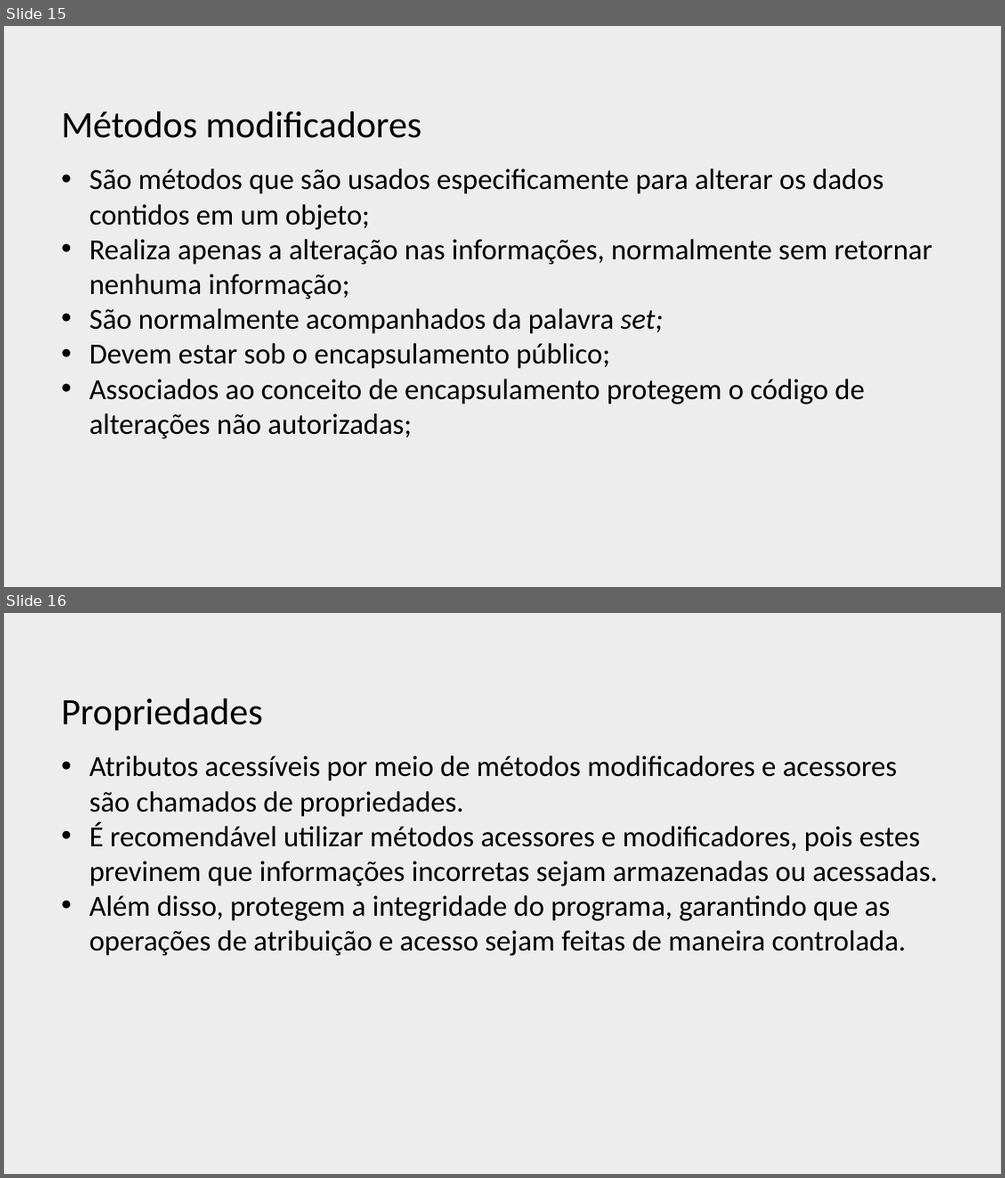
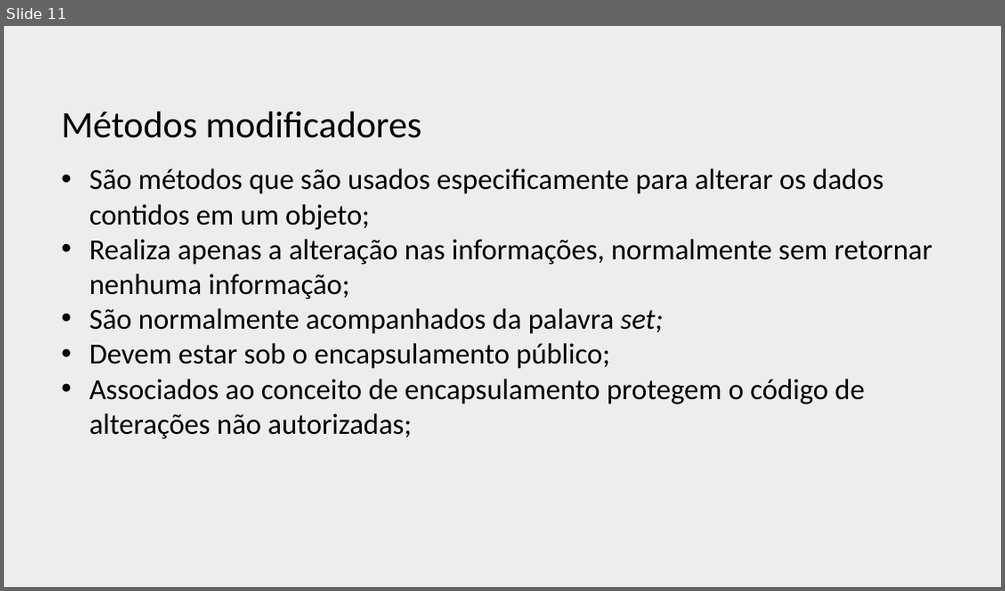
Before and after one commit to profJulioMomente/POO_2SI, a slide deck: 2018/2018.02.28-Aula02.pptx. Shown one above the other, each under a label of ours: slides 15 and 16 before the commit, slide 11 after it. The pictures are 1005x1178 and 1005x591 pixels, drawn with LibreOffice and Linux fonts; fonts in the diff are those of the drawing; background and template pictures are left out. Boxes give left, top, right and bottom in pixels: in the first picture for what was removed or moved away, otherwise in the second. Text is boxed around its words. In the diff, an @@ line names an element or a change of style, - is before the commit and + after.

```diff
--- a/2018/2018.02.28-Aula02.pptx
+++ b/2018/2018.02.28-Aula02.pptx
@@ slide 16 removed at [4, 613, 1001, 1174], background picture (left out) @@
@@ title removed at [61, 698, 262, 730] @@
-Propriedades
@@ text removed at [89, 755, 938, 956] @@
-• Atributos acessíveis por meio de métodos modificadores e acessores são chamados de propriedades.
-• É recomendável utilizar métodos acessores e modificadores, pois estes previnem que informações incorretas sejam armazenadas ou acessadas.
-• Além disso, protegem a integridade do programa, garantindo que as operações de atribuição e acesso sejam feitas de maneira controlada.
@@ what was slide 15 is now slide 11 @@
```
Also in this commit, not shown: 2 slides changed, 1 slide added, 1 other slide removed.
